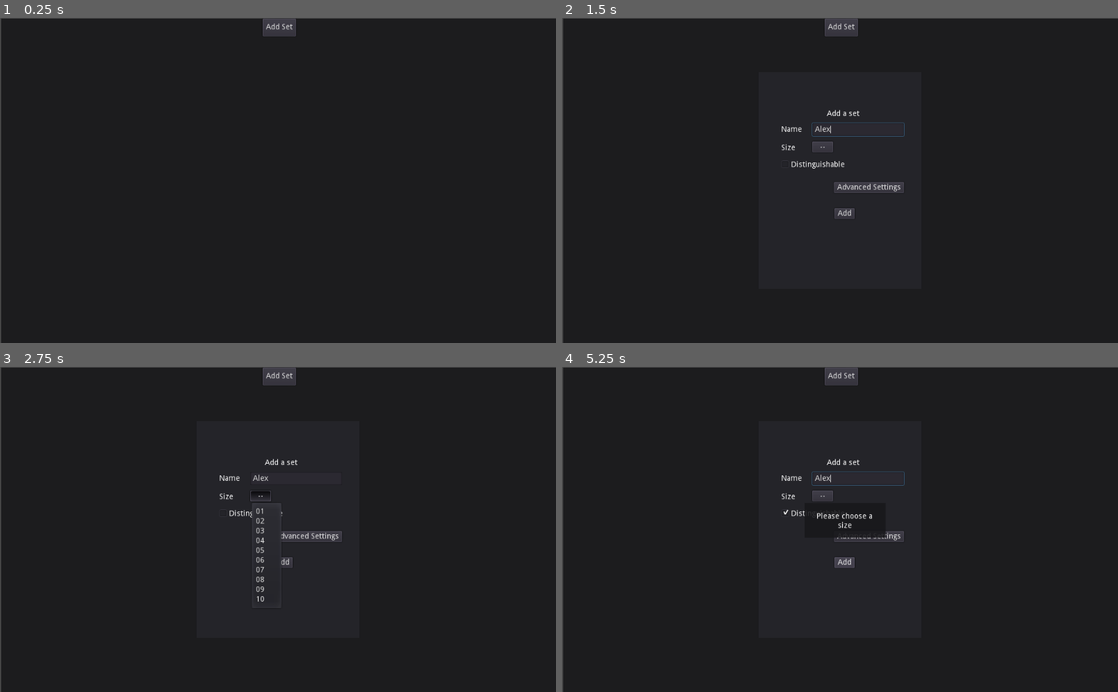
Above: before the commit, frames 1-4 (two rows, left to right).
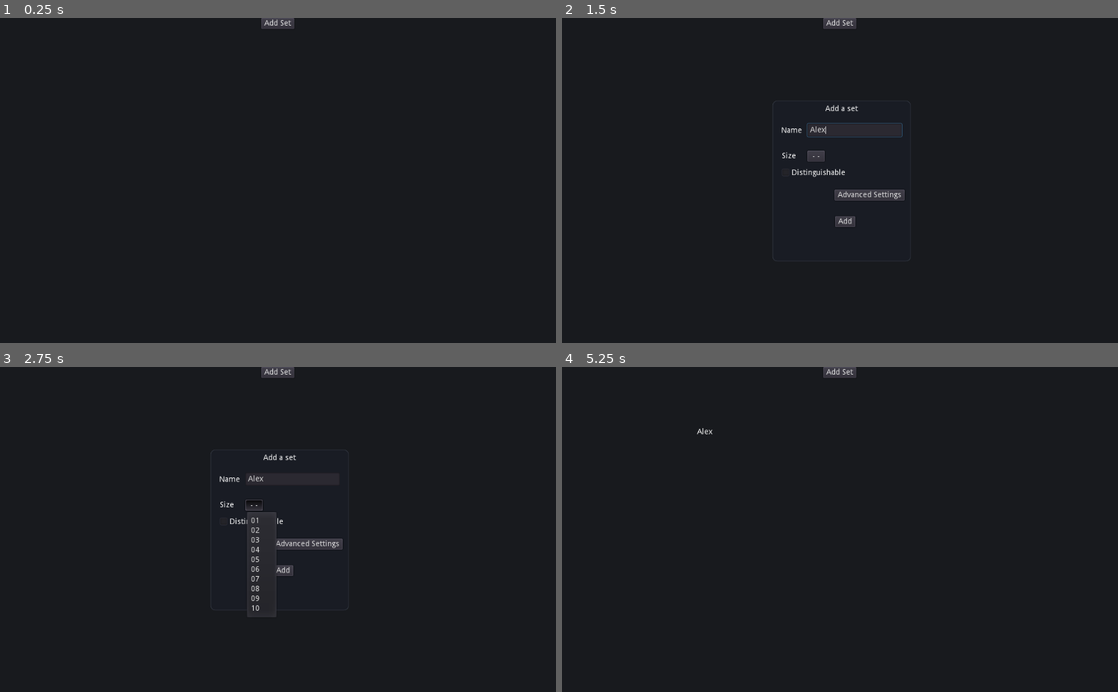
Above: after the commit, the same moments.

Repository: Mickaly13X/wv_project
Game: Godot game, scene res://Scenes/Main.tscn
The game is run twice, just before and just after one commit, with the same random seed, the same clock (stepped at 60 frames per second) and the same inputs.
Inputs (mouse positions are in pixels of both pictures, inside the frame that each line leads up to; where the layout moved, square brackets give the same spot in the first picture):
- Up to frame 1 (0.25 s): no input
- Up to frame 2 (1.5 s): click "Add Set" at 0.5 s; click (856, 128) at 1.27 s; type "Alex" at 1.35 s
- Up to frame 3 (2.75 s): click "--" (after the commit: "- -") at 2 s
- Up to frame 4 (5.25 s): click "Add" at 2.75 s; click (812, 523) [812, 513] at 3.5 s; click "Add Set" at 4.25 s; click "Add" at 5 s

The runs differ from the first frame. In frame 1, 0.7% of the frame differs, in the area x 0-100%, y 0-100%; in frame 2, 2.1%; in frame 3, 1.9%; in frame 4, 1.6%.

Commit message:
FGP Performed: This is a fast git push, minor changes have been made and I didn't feel the need to commit a message.

Diff:
--- a/Visualizer/Scenes/Main.tscn
+++ b/Visualizer/Scenes/Main.tscn
@@ -7,7 +7,20 @@
 [ext_resource path="res://util/blur.shader" type="Shader" id=5]
 
 [sub_resource type="StyleBoxFlat" id=2]
-bg_color = Color( 0.113725, 0.113725, 0.121569, 1 )
+bg_color = Color( 0.0980392, 0.105882, 0.121569, 1 )
+
+[sub_resource type="StyleBoxFlat" id=3]
+bg_color = Color( 0.101961, 0.113725, 0.145098, 1 )
+border_width_left = 1
+border_width_top = 1
+border_width_right = 1
+border_width_bottom = 1
+border_color = Color( 0.223529, 0.243137, 0.286275, 1 )
+border_blend = true
+corner_radius_top_left = 8
+corner_radius_top_right = 8
+corner_radius_bottom_right = 8
+corner_radius_bottom_left = 8
 
 [sub_resource type="ShaderMaterial" id=1]
 shader = ExtResource( 5 )
@@ -16,10 +29,7 @@
 [node name="Main" type="Control"]
 anchor_right = 1.0
 anchor_bottom = 1.0
-margin_left = 1.7876
-margin_top = 0.595856
-margin_right = 1.7876
-margin_bottom = 0.595825
+margin_right = -6.10352e-05
 script = ExtResource( 1 )
 __meta__ = {
 "_edit_use_anchors_": false
@@ -46,16 +56,16 @@
 [node name="Buttons" type="HBoxContainer" parent="."]
 anchor_left = 0.5
 anchor_right = 0.5
-margin_left = -30.0
-margin_right = 31.0
-margin_bottom = 33.0
+margin_left = -30.5
+margin_right = 30.5
+margin_bottom = 20.0
 __meta__ = {
 "_edit_use_anchors_": false
 }
 
 [node name="B_AddSet" type="Button" parent="Buttons"]
 margin_right = 61.0
-margin_bottom = 33.0
+margin_bottom = 20.0
 focus_mode = 0
 enabled_focus_mode = 0
 text = "Add Set"
@@ -65,53 +75,27 @@
 
 [node name="Sets" type="Node2D" parent="."]
 
-[node name="AddSet" type="Popup" parent="."]
+[node name="AddSet" type="PopupDialog" parent="."]
 visible = true
 anchor_left = 0.5
 anchor_top = 0.5
 anchor_right = 0.5
 anchor_bottom = 0.5
-margin_left = -512.0
-margin_top = -300.0
-margin_right = 512.0
-margin_bottom = 300.0
-rect_min_size = Vector2( 1024, 600 )
+margin_left = -124.0
+margin_top = -147.0
+margin_right = 130.0
+margin_bottom = 149.0
+custom_styles/panel = SubResource( 3 )
 popup_exclusive = true
 script = ExtResource( 4 )
-__meta__ = {
-"_edit_use_anchors_": false
-}
-
-[node name="HBoxContainer" type="CenterContainer" parent="AddSet"]
+
+[node name="Lb_AddSet" type="Label" parent="AddSet"]
 anchor_left = 0.5
-anchor_top = 0.5
 anchor_right = 0.5
-anchor_bottom = 0.5
-margin_left = -512.0
-margin_top = -300.0
-margin_right = 512.0
-margin_bottom = 300.0
-size_flags_horizontal = 3
-size_flags_vertical = 3
-__meta__ = {
-"_edit_use_anchors_": false
-}
-
-[node name="P_AddSet" type="Panel" parent="AddSet/HBoxContainer"]
-margin_left = 362.0
-margin_top = 99.0
-margin_right = 662.0
-margin_bottom = 499.0
-rect_min_size = Vector2( 300, 400 )
-__meta__ = {
-"_edit_use_anchors_": false
-}
-
-[node name="Lb_AddSet" type="Label" parent="AddSet"]
-margin_left = 488.065
-margin_top = 169.732
-margin_right = 548.065
-margin_bottom = 183.732
+margin_left = -30.0
+margin_top = 8.0
+margin_right = 30.0
+margin_bottom = 14.0
 text = "Add a set"
 align = 1
 valign = 1
@@ -120,10 +104,11 @@
 }
 
 [node name="LE_Name" type="LineEdit" parent="AddSet"]
-margin_left = 460.92
-margin_top = 194.024
-margin_right = 629.92
-margin_bottom = 218.024
+anchor_right = 1.0
+margin_left = 64.0
+margin_top = 42.0
+margin_right = -16.0
+margin_bottom = 66.0
 max_length = 20
 placeholder_text = "Name"
 caret_blink = true
@@ -132,20 +117,22 @@
 }
 
 [node name="L_Name" type="Label" parent="AddSet"]
-margin_left = 403.872
-margin_top = 199.457
-margin_right = 443.872
-margin_bottom = 213.457
+anchor_right = 1.0
+margin_left = 16.0
+margin_top = 48.0
+margin_right = -201.0
+margin_bottom = 56.0
 text = "Name"
+valign = 1
 __meta__ = {
 "_edit_use_anchors_": false
 }
 
 [node name="B_Add" type="Button" parent="AddSet"]
-margin_left = 502.314
-margin_top = 350.544
-margin_right = 539.314
-margin_bottom = 370.544
+margin_left = 115.35
+margin_top = 212.574
+margin_right = 152.35
+margin_bottom = 232.574
 focus_mode = 0
 enabled_focus_mode = 0
 text = "Add"
@@ -154,20 +141,20 @@
 }
 
 [node name="L_Distiguishable" type="Label" parent="AddSet"]
-margin_left = 422.12
-margin_top = 263.924
-margin_right = 521.12
-margin_bottom = 277.924
+margin_left = 35.1557
+margin_top = 125.953
+margin_right = 134.156
+margin_bottom = 139.953
 text = "Distinguishable"
 __meta__ = {
 "_edit_use_anchors_": false
 }
 
 [node name="CB_Distinguishable" type="CheckBox" parent="AddSet"]
-margin_left = 399.0
-margin_top = 258.272
-margin_right = 526.0
-margin_bottom = 282.272
+margin_left = 12.0359
+margin_top = 120.302
+margin_right = 139.036
+margin_bottom = 144.302
 focus_mode = 0
 shortcut_in_tooltip = false
 enabled_focus_mode = 0
@@ -180,10 +167,10 @@
 anchor_top = 0.00075232
 anchor_right = -0.000437129
 anchor_bottom = 0.00075232
-margin_left = 500.99
-margin_top = 302.136
-margin_right = 629.99
-margin_bottom = 322.136
+margin_left = 114.025
+margin_top = 164.165
+margin_right = 243.025
+margin_bottom = 184.165
 focus_mode = 0
 enabled_focus_mode = 0
 text = "Advanced Settings"
@@ -192,21 +179,23 @@
 }
 
 [node name="MB_Size" type="MenuButton" parent="AddSet"]
-margin_left = 460.985
-margin_top = 228.185
-margin_right = 498.985
-margin_bottom = 248.185
-text = "--"
+anchor_left = 1.0
+anchor_right = 1.0
+margin_left = -189.69
+margin_top = 92.0
+margin_right = -157.69
+margin_bottom = 111.096
+text = "- -"
 flat = false
 __meta__ = {
 "_edit_use_anchors_": false
 }
 
 [node name="L_Size" type="Label" parent="AddSet"]
-margin_left = 404.055
-margin_top = 232.642
-margin_right = 439.055
-margin_bottom = 246.642
+margin_left = 17.0909
+margin_top = 95.2448
+margin_right = 52.0909
+margin_bottom = 109.245
 text = "Size"
 __meta__ = {
 "_edit_use_anchors_": false
--- /dev/null
+++ b/Visualizer/Scenes/test.gd
@@ -0,0 +1,16 @@
+extends Popup
+
+
+# Declare member variables here. Examples:
+# var a = 2
+# var b = "text"
+
+
+# Called when the node enters the scene tree for the first time.
+func _ready():
+	self.popup()
+
+
+# Called every frame. 'delta' is the elapsed time since the previous frame.
+#func _process(delta):
+#	pass
--- /dev/null
+++ b/Visualizer/Scenes/test.tscn
@@ -0,0 +1,23 @@
+[gd_scene load_steps=2 format=2]
+
+[ext_resource path="res://Scenes/test.gd" type="Script" id=1]
+
+[node name="Popup" type="Popup"]
+visible = true
+script = ExtResource( 1 )
+__meta__ = {
+"_edit_use_anchors_": false
+}
+
+[node name="Panel" type="Panel" parent="."]
+anchor_left = 0.5
+anchor_top = 0.5
+anchor_right = 0.5
+anchor_bottom = 0.5
+margin_left = -124.5
+margin_top = -188.5
+margin_right = 124.5
+margin_bottom = 188.5
+__meta__ = {
+"_edit_use_anchors_": false
+}
Not shown: 1 places in Visualizer/Scenes/Main.tscn that only renumber resources
